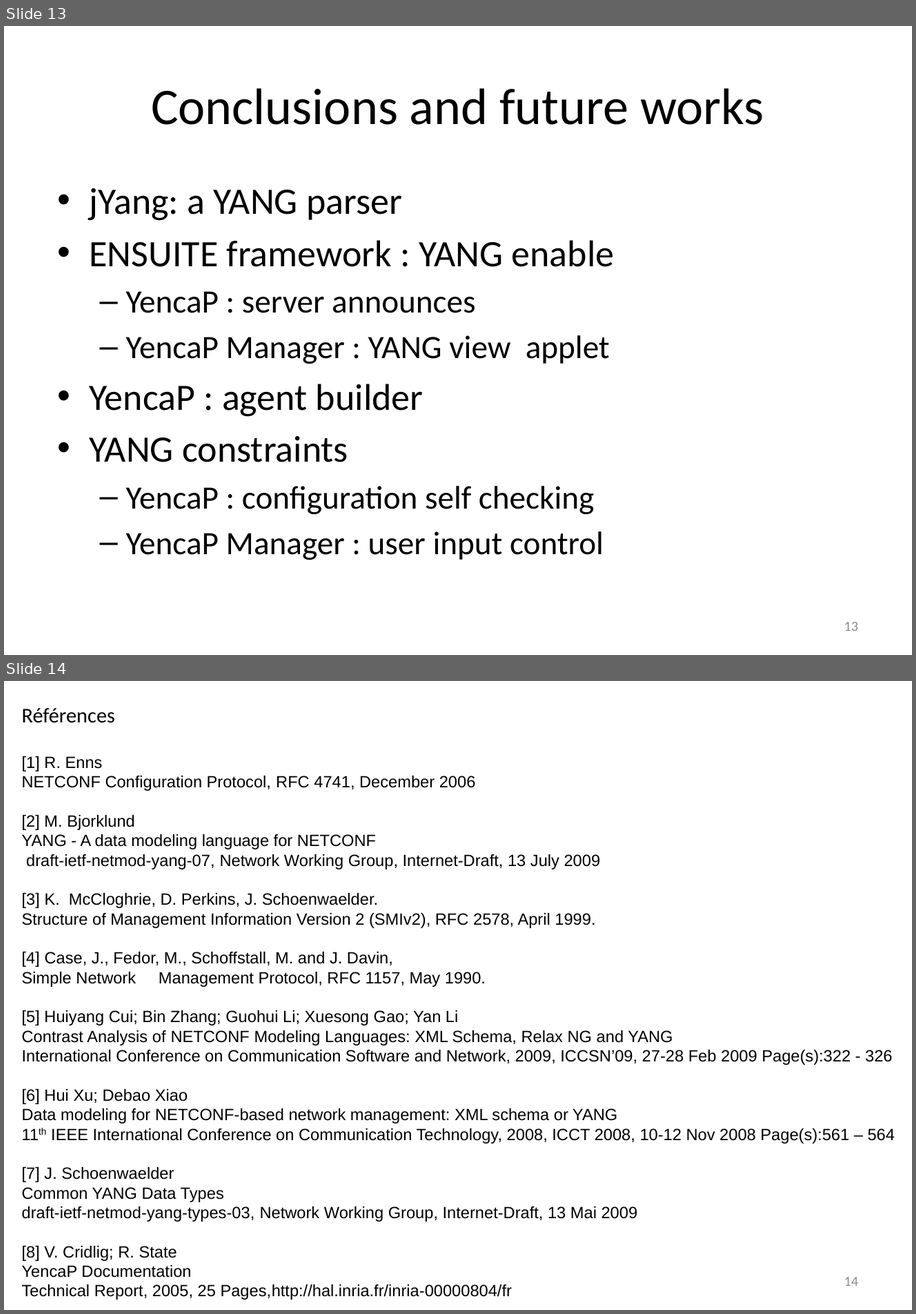
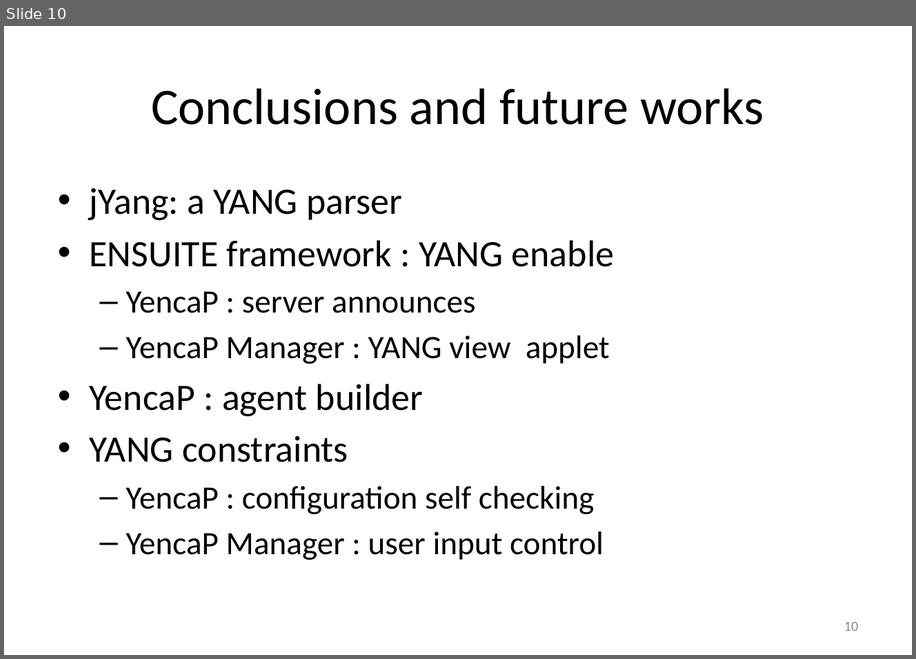
Before and after one commit to AaronNGray/jYang, a slide deck: yang-manager/reports/YangArchiAnimatedCameraReady2.pptx. Shown one above the other, each under a label of ours: slides 13 and 14 before the commit, slide 10 after it. The pictures are 916x1314 and 916x659 pixels, drawn with LibreOffice and Linux fonts; fonts in the diff are those of the drawing. Boxes give left, top, right and bottom in pixels: in the first picture for what was removed or moved away, otherwise in the second. Text is boxed around its words. In the diff, an @@ line names an element or a change of style, - is before the commit and + after.

```diff
--- a/yang-manager/reports/YangArchiAnimatedCameraReady2.pptx
+++ b/yang-manager/reports/YangArchiAnimatedCameraReady2.pptx
@@ slide 14 removed at (4, 681, 912, 1310), background #FFFFFF @@
@@ text removed at (22, 708, 895, 1299) @@
-Références
-[1] R. Enns
-NETCONF Configuration Protocol, RFC 4741, December 2006
-[2] M. Bjorklund
-YANG - A data modeling language for NETCONF
-draft-ietf-netmod-yang-07, Network Working Group, Internet-Draft, 13 July 2009
-[3] K. McCloghrie, D. Perkins, J. Schoenwaelder.
-Structure of Management Information Version 2 (SMIv2), RFC 2578, April 1999.
-[4] Case, J., Fedor, M., Schoffstall, M. and J. Davin,
-Simple Network Management Protocol, RFC 1157, May 1990.
-[5] Huiyang Cui; Bin Zhang; Guohui Li; Xuesong Gao; Yan Li
-Contrast Analysis of NETCONF Modeling Languages: XML Schema, Relax NG and YANG
-International Conference on Communication Software and Network, 2009, ICCSN’09, 27-28 Feb 2009 Page(s):322 - 326
-[6] Hui Xu; Debao Xiao
-Data modeling for NETCONF-based network management: XML schema or YANG
-11th IEEE International Conference on Communication Technology, 2008, ICCT 2008, 10-12 Nov 2008 Page(s):561 – 564
-[7] J. Schoenwaelder
-Common YANG Data Types
-draft-ietf-netmod-yang-types-03, Network Working Group, Internet-Draft, 13 Mai 2009
-[8] V. Cridlig; R. State
-YencaP Documentation
-Technical Report, 2005, 25 Pages,http://hal.inria.fr/inria-00000804/fr
@@ page number removed at (844, 1276, 858, 1285) @@
-14
@@ what was slide 13 is now slide 10 @@
@@ page number at (844, 621, 858, 630): text changed @@
-13
+10
```
Also in this commit, not shown: 7 slides changed, 1 slide added, 11 other slides removed, 4 other files.
